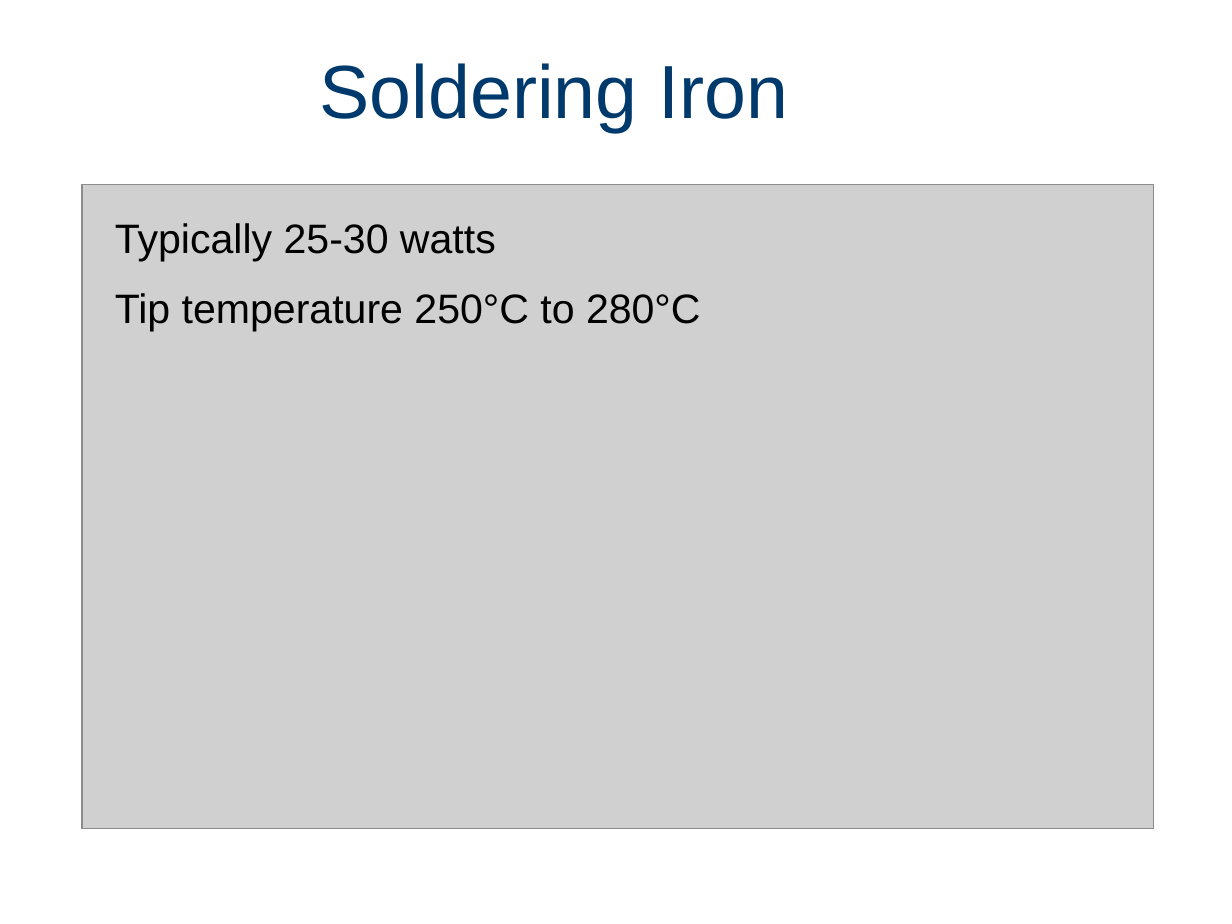
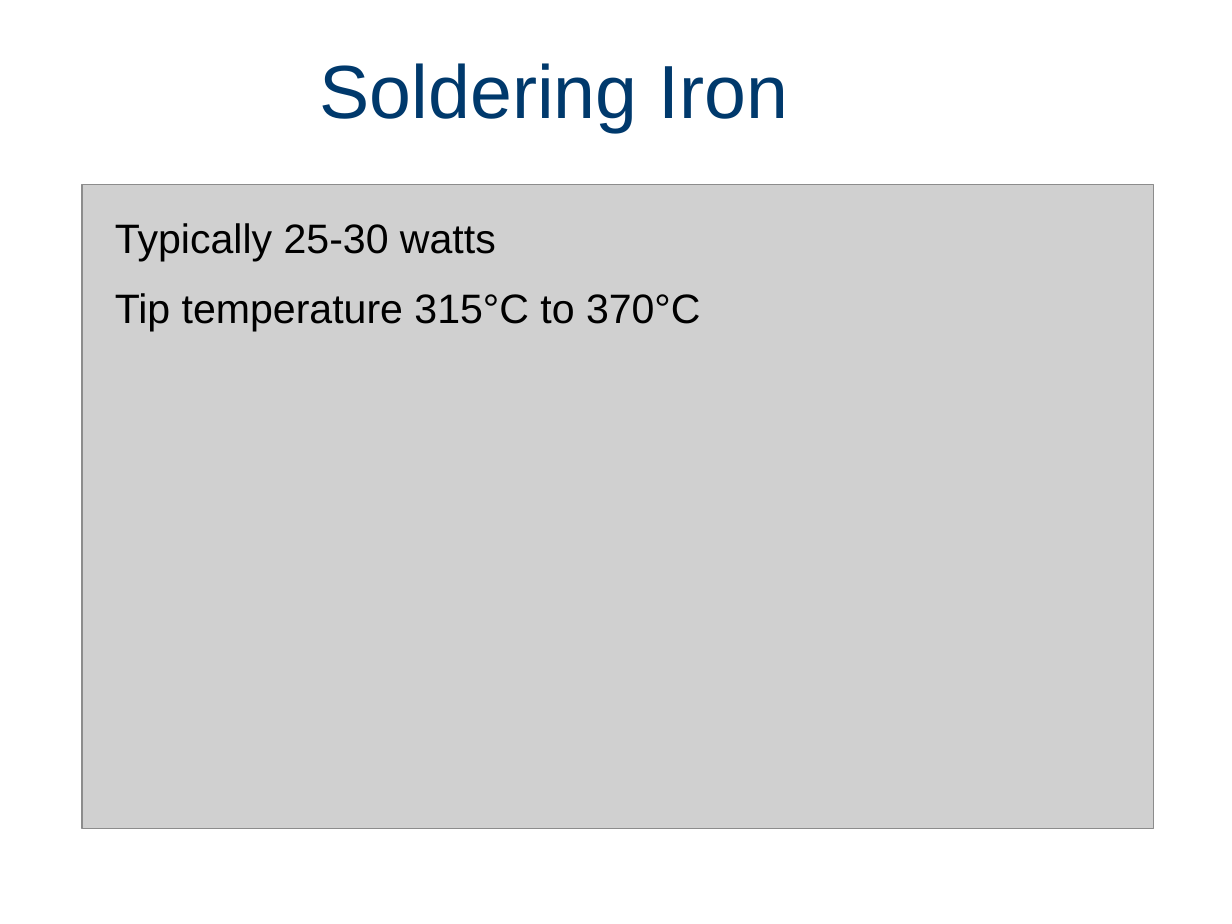
Before and after one commit to veillette/sciencePack, a slide deck: slide 5 of Session04Soldering/solderingInstructions.pptx. Drawn at 1232x924 pixels with LibreOffice and Linux fonts; fonts in the diff are those of the drawing; grey boxes stand for pictures. Boxes give left, top, right and bottom in pixels: in the first picture for what was removed or moved away, otherwise in the second. Text is boxed around its words. In the diff, an @@ line names an element or a change of style, - is before the commit and + after.

```diff
--- a/Session04Soldering/solderingInstructions.pptx
+++ b/Session04Soldering/solderingInstructions.pptx
@@ text at (115,293,701,331): text changed @@
-Tip temperature 250°C to 280°C
+Tip temperature 315°C to 370°C
```
Also in this commit, not shown: 4 other slides changed, 21 other files.
